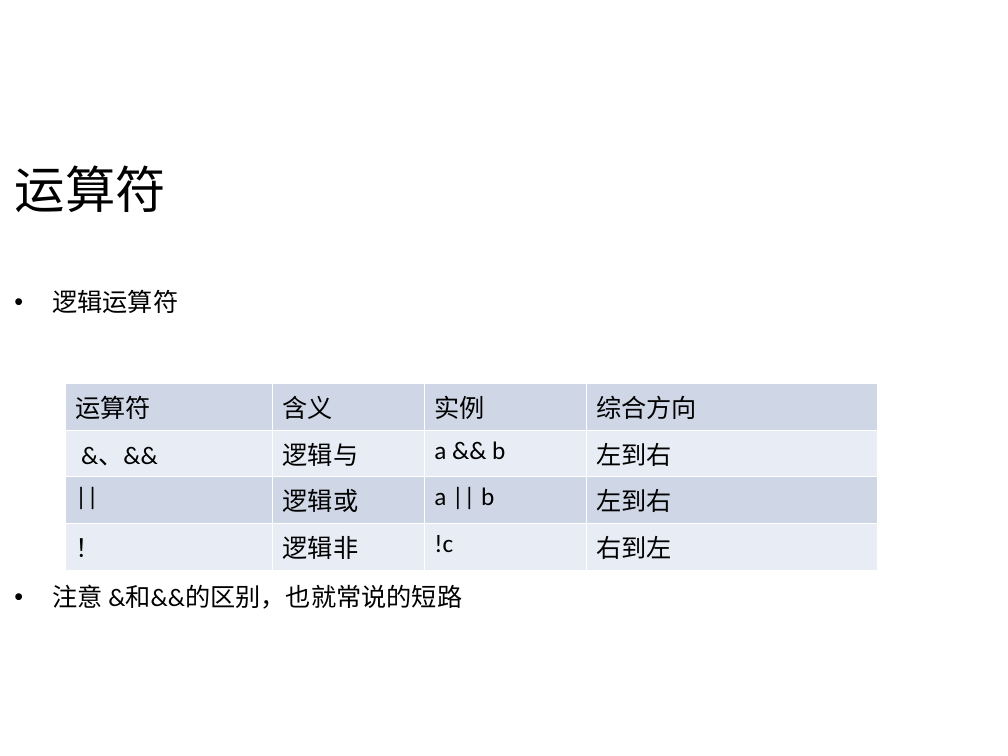
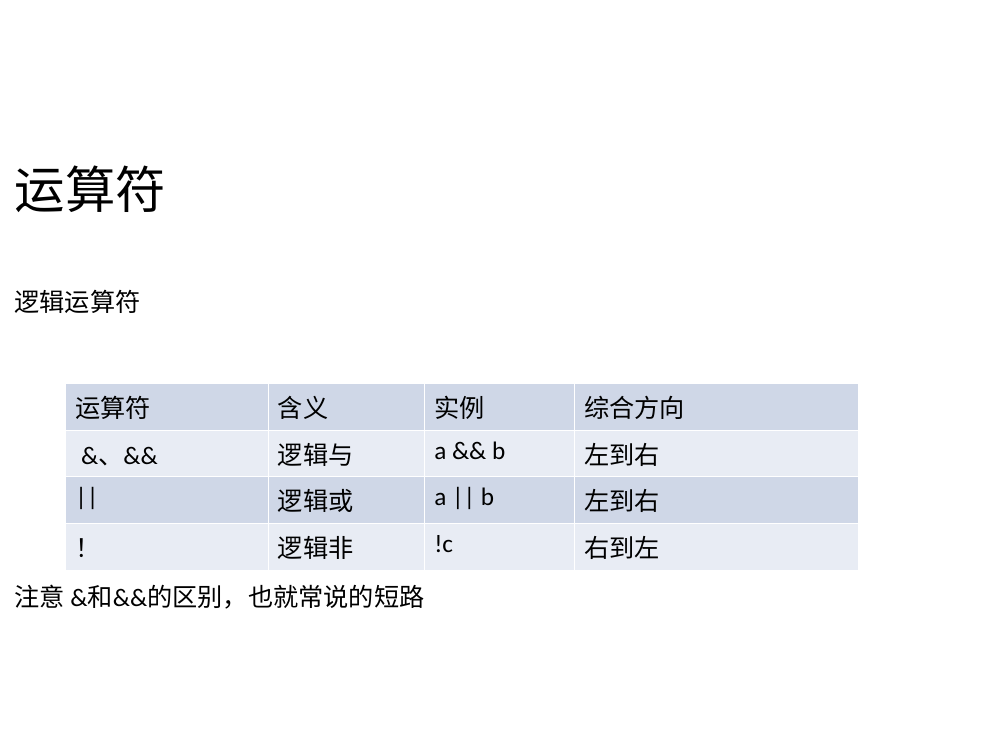
Before and after one commit to frankzhf/cheer2017, a slide deck: slide 13 of ppt/2/4.java语言基础.ppt. Drawn at 1008x756 pixels with LibreOffice and Linux fonts; fonts in the diff are those of the drawing; background and template pictures are left out. Boxes give left, top, right and bottom in pixels: in the first picture for what was removed or moved away, otherwise in the second. Text is boxed around its words. In the diff, an @@ line names an element or a change of style, - is before the commit and + after.

```diff
--- a/ppt/2/4.java语言基础.ppt
+++ b/ppt/2/4.java语言基础.ppt
@@ text "逻辑运算符" at [14, 290, 424, 609]: bullet • to none @@
@@ table: place and size @@
-table at [66, 383, 878, 563]
+table at [66, 383, 859, 563]
```
Also in this commit, not shown: 17 other slides changed, 13 other files.
